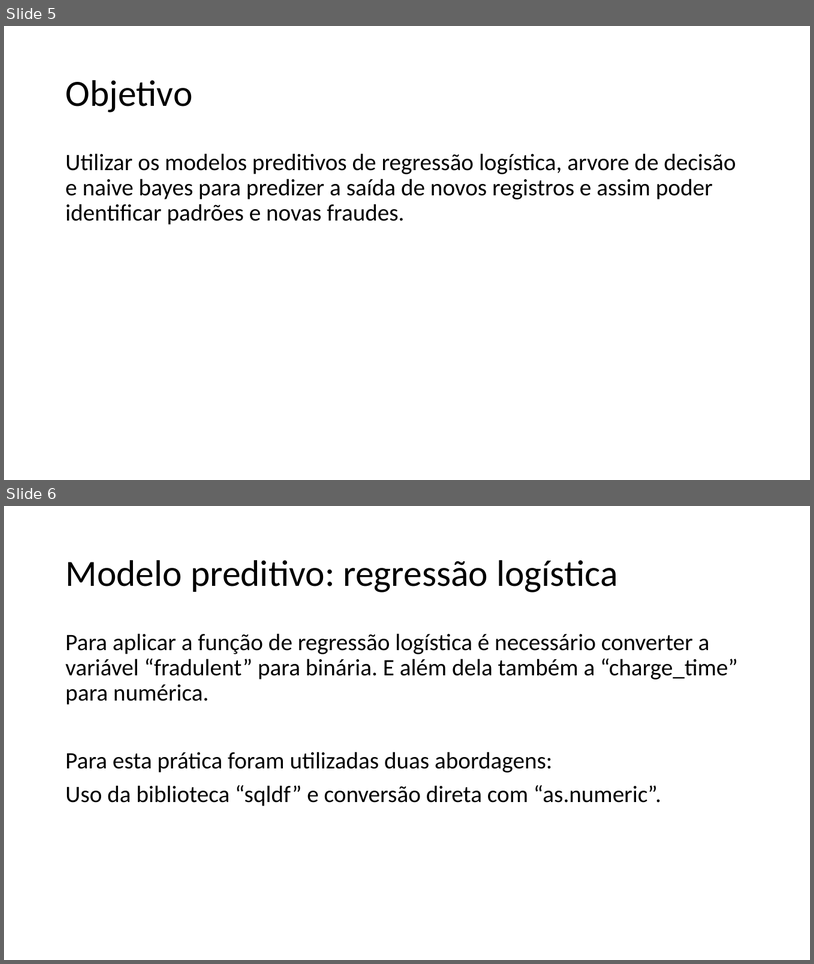
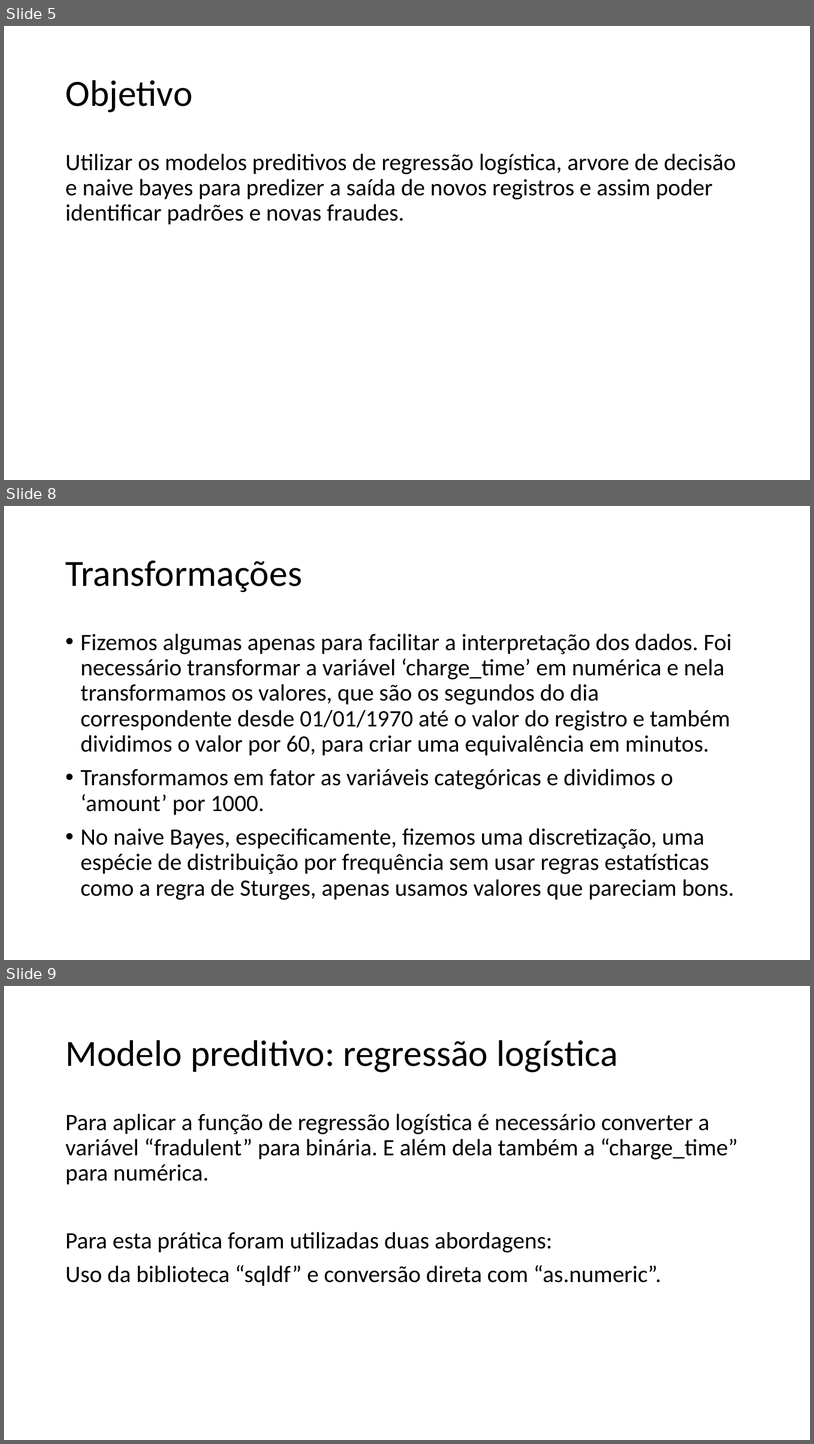
Before and after one commit to padovese/academic-projects, a slide deck: regressao/apresentacao.pptx. Shown one above the other, each under a label of ours: slides 5 and 6 before the commit, slides 5, 8 and 9 after it; the slides between them are not shown. The pictures are 814x964 and 814x1444 pixels, drawn with LibreOffice and Linux fonts; fonts in the diff are those of the drawing. Boxes give left, top, right and bottom in pixels: in the first picture for what was removed or moved away, otherwise in the second. Text is boxed around its words. In the diff, an @@ line names an element or a change of style, - is before the commit and + after.

```diff
--- a/regressao/apresentacao.pptx
+++ b/regressao/apresentacao.pptx
@@ slide 8 added at (4,506,810,960), background #FFFFFF @@
@@ title added at (65,560,302,592), 44 pt, text #000000 @@
+Transformações
@@ text added at (81,633,735,900), 28 pt, text #000000 @@
+• Fizemos algumas apenas para facilitar a interpretação dos dados. Foi necessário transformar a variável ‘charge_time’ em numérica e nela transformamos os valores, que são os segundos do dia correspondente desde 01/01/1970 até o valor do registro e também dividimos o valor por 60, para criar uma equivalência em minutos.
+• Transformamos em fator as variáveis categóricas e dividimos o ‘amount’ por 1000.
+• No naive Bayes, especificamente, fizemos uma discretização, uma espécie de distribuição por frequência sem usar regras estatísticas como a regra de Sturges, apenas usamos valores que pareciam bons.
@@ what was slide 6 is now slide 9 @@
```
Also in this commit, not shown: 1 slide changed, 10 other slides added.
